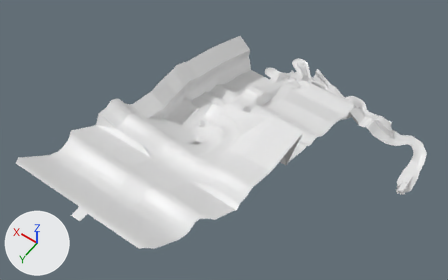
The FBX model Assets/Models/Environments/TrueLevel1/L1_v01.fbx as it was, and as the next commit left it.
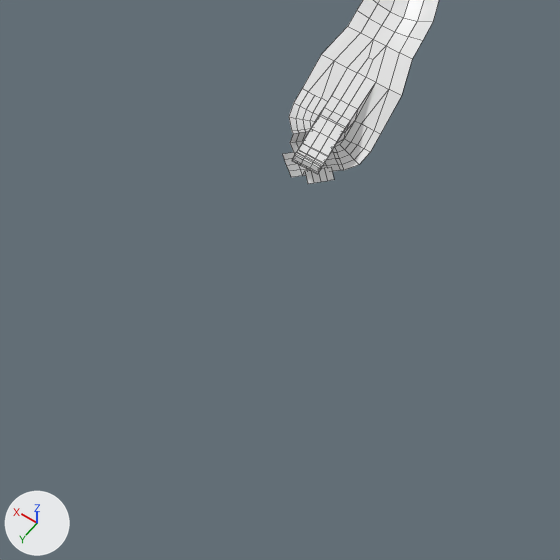
Old and new are each drawn whole from a camera (50 mm lens) standing at (-500.0, 299.0, 874.0) and looking at (57.0, -481.0, -351.0) and again close up on the part from 76% to 100% of the width and 57% to 95% of the height. The lights are fixed; the arrows at lower left show +X, +Y and +Z. The close-ups show mesh edges as thin lines.
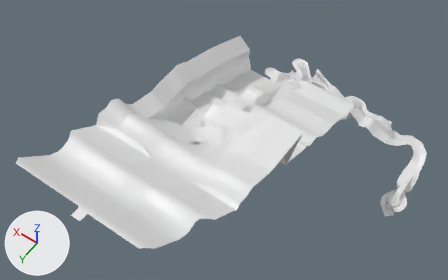
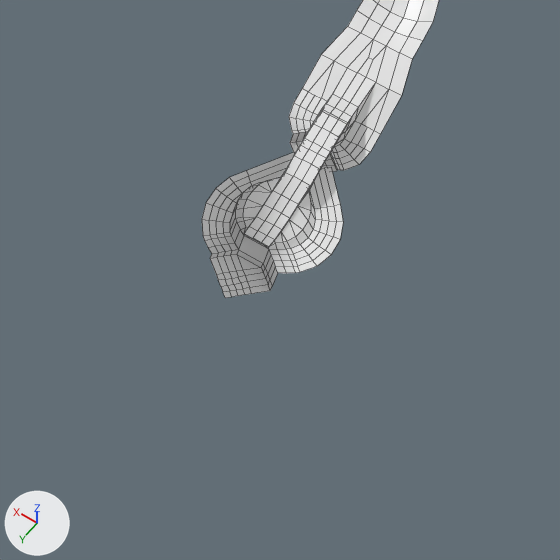
Edits to the bpy script that builds the scene:
```text
Change me_grid:
    used by ob_grid; location = (0.0, 0.0, 0.0)
    remove me_grid.from_pydata(...)  # 2628 vertices, 2672 faces; spans x -353.0..217.0, y -1044.0..15.0, z -749.0..0.0
    add me_grid.from_pydata(...)  # 2807 vertices, 2855 faces; spans x -363.0..217.0, y -1044.0..15.0, z -778.0..0.0
    me_grid part 1
    18 vertices are removed from x -344.0..-311.0, y -886.0..-874.0, z -749.0..-734.0
    25 faces are deleted
    20 vertices in x -335.0..-319.0, y -907.0..-882.0, z -732.0..-725.0 move by (0.0, 0.0, 5.0)
    6 vertices in x -335.0..-319.0, y -897.0..-882.0, z -733.0..-730.0 move by (0.0, 0.0, 3.0)
    4 vertices in x -335.0..-319.0, y -925.0, z -727.0 move by (0.0, 0.0, 2.0)
    4 vertices in x -335.0..-319.0, y -915.0, z -727.0 move by (0.0, 0.0, 4.0)
    4 vertices in x -335.0..-319.0, y -880.0, z -732.0 move by (0.0, 5.0, 2.0)
    4 vertices in x -335.0..-319.0, y -878.0, z -732.0 move by (0.0, 13.0, -3.0)
    10 vertices move from x -335.0..-319.0, y -907.0..-876.0, z -735.0..-731.0 to x -335.0..-317.0, y -902.0..-847.0, z -748.0..-728.0
    180 vertices are added at x -363.0..-287.0, y -905.0..-797.0, z -778.0..-738.0
    5 new vertices lie (-15.0, 15.0, -8.0) away from vertices in x -339.0..-327.0, y -891.0..-879.0, z -744.0
    7 new vertices lie (4.0, 0.0, 0.0) away from vertices in x -363.0..-299.0, y -856.0..-824.0, z -771.0..-751.0
    5 new vertices lie (5.0, 0.0, 0.0) away from vertices in x -333.0..-322.0, y -847.0..-824.0, z -752.0..-748.0
    208 new faces join them
```

Pixel boxes (x1, y1, x2, y2) of what changed, in the close-ups (560 x 560 px):
'Grid', reshaped: before (282, 0, 439, 184); after (202, 0, 439, 298)
part 1 of me_grid, built on: before (282, 68, 375, 184); after (202, 68, 375, 298)
